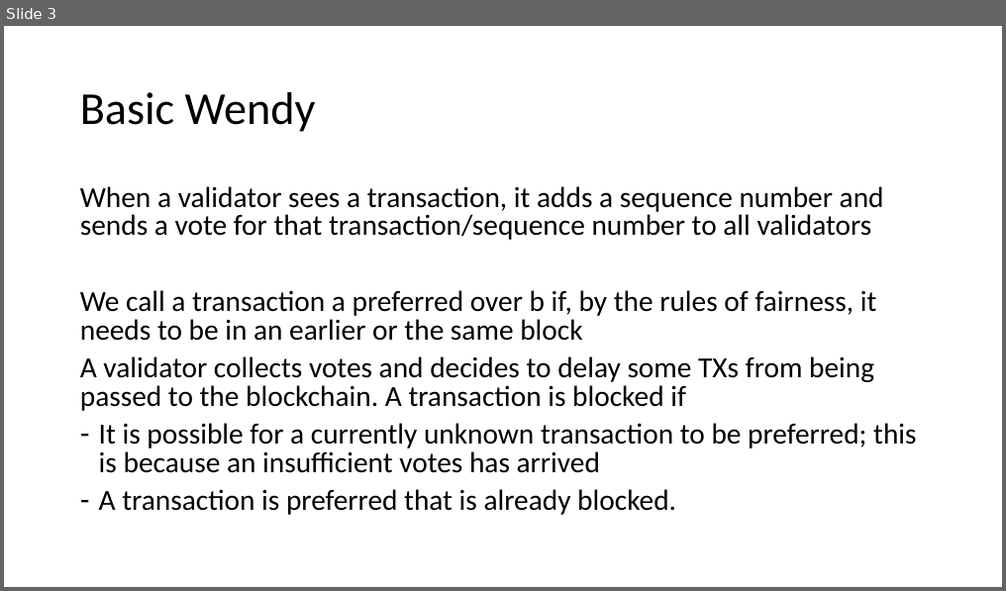
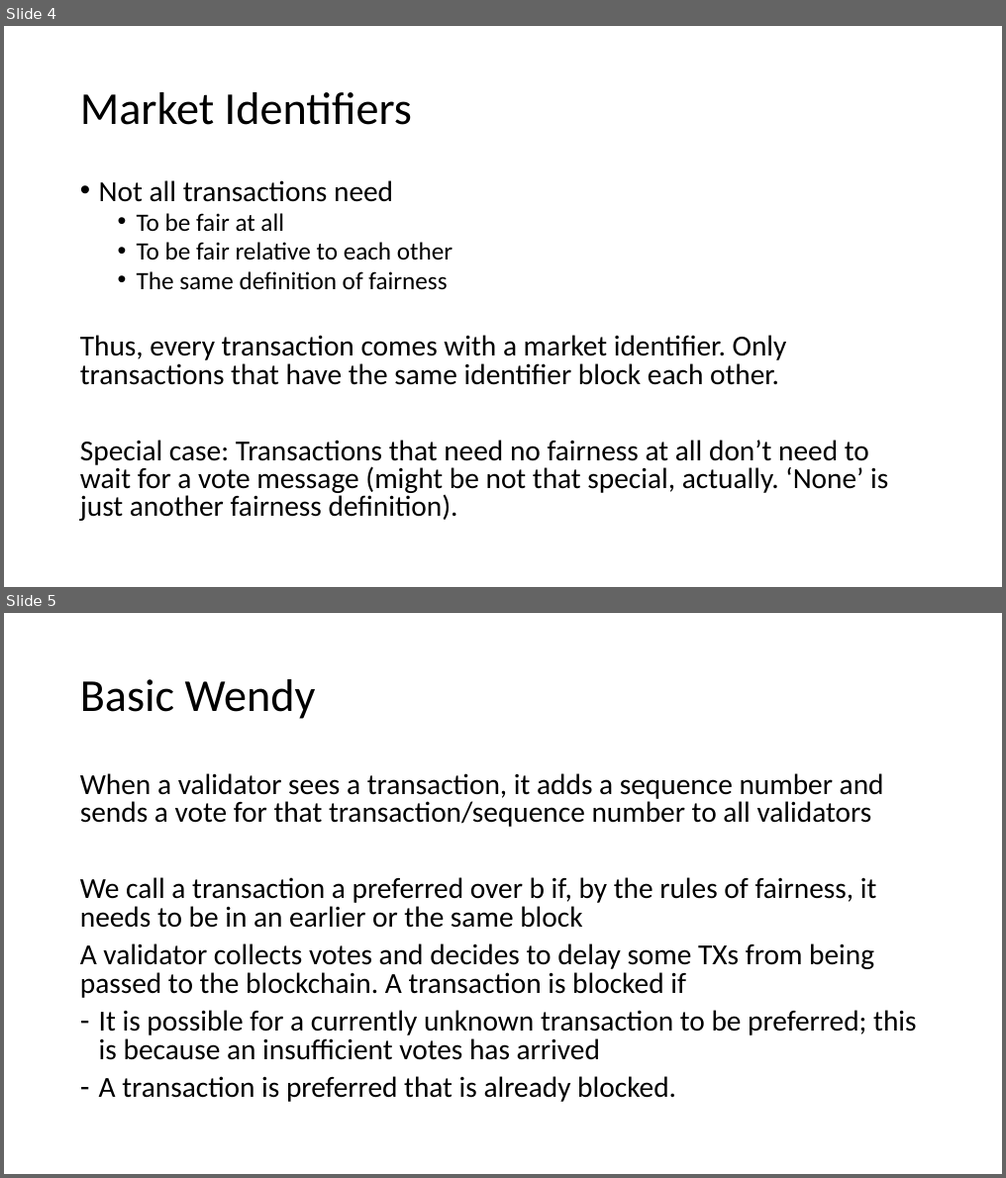
Before and after one commit to vegaprotocol/wendy, a slide deck: Wendy.pptx. Shown one above the other, each under a label of ours: slide 3 before the commit, slides 4 and 5 after it. The pictures are 1006x591 and 1006x1178 pixels, drawn with LibreOffice and Linux fonts; fonts in the diff are those of the drawing. Boxes give left, top, right and bottom in pixels: in the first picture for what was removed or moved away, otherwise in the second. Text is boxed around its words. In the diff, an @@ line names an element or a change of style, - is before the commit and + after.

Commit message:
Fairness Switching done

```diff
--- a/Wendy.pptx
+++ b/Wendy.pptx
@@ slide 4 added at box(4, 26, 1002, 587), background #FFFFFF @@
@@ title added at box(80, 92, 412, 125), 44 pt, text #000000 @@
+Market Identifiers
@@ text added at box(80, 180, 888, 521), 28 pt, text #000000 @@
+• Not all transactions need
+  • To be fair at all
+  • To be fair relative to each other
+  • The same definition of fairness
+Thus, every transaction comes with a market identifier. Only transactions that have the same identifier block each other.
+Special case: Transactions that need no fairness at all don’t need to wait for a vote message (might be not that special, actually. ‘None’ is just another fairness definition).
@@ what was slide 3 is now slide 5 @@
```
Also in this commit, not shown: 1 slide changed, 2 other slides added, 1 other file.
